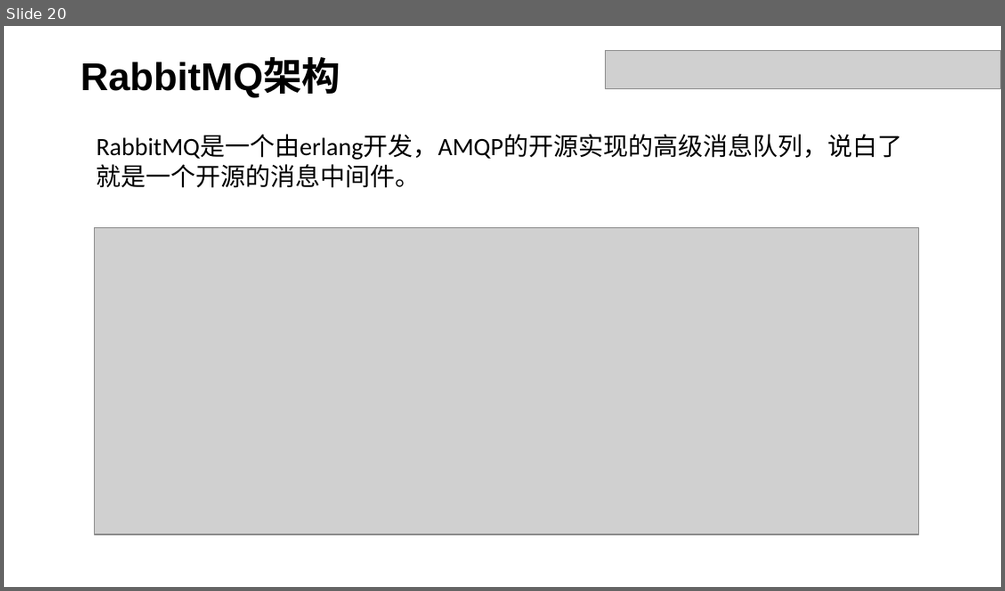
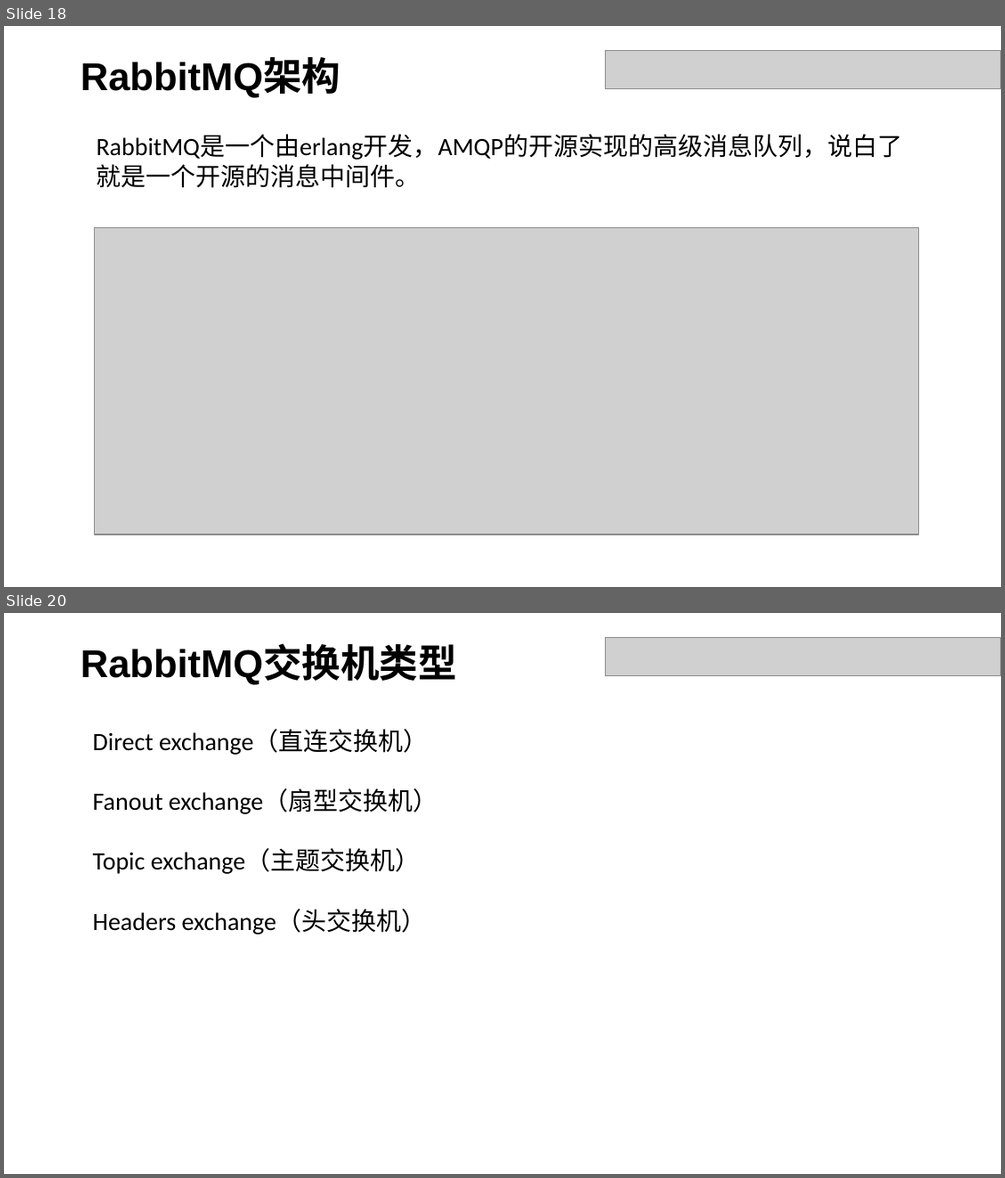
Before and after one commit to dxh122685692/doc, a slide deck: 分享.pptx. Shown one above the other, each under a label of ours: slide 20 before the commit, slides 18 and 20 after it; the slides between them are not shown. The pictures are 1005x591 and 1005x1178 pixels, drawn with LibreOffice and Linux fonts; fonts in the diff are those of the drawing; grey boxes stand for pictures. Boxes give left, top, right and bottom in pixels: in the first picture for what was removed or moved away, otherwise in the second. Text is boxed around its words. In the diff, an @@ line names an element or a change of style, - is before the commit and + after.

```diff
--- a/分享.pptx
+++ b/分享.pptx
@@ slide 20 added at box(4, 613, 1001, 1174), background #FFFFFF @@
@@ picture added at box(605, 638, 1001, 676) @@
@@ text added at box(81, 647, 457, 685), 28 pt, text #000000, bold @@
+RabbitMQ交换机类型
@@ text added at box(93, 730, 438, 934), 18 pt, text #000000 @@
+Direct exchange（直连交换机）
+Fanout exchange（扇型交换机）
+Topic exchange（主题交换机）
+Headers exchange（头交换机）
@@ what was slide 20 is now slide 18 @@
```
Also in this commit, not shown: 4 slides changed, 8 other slides added, 6 slides removed.
